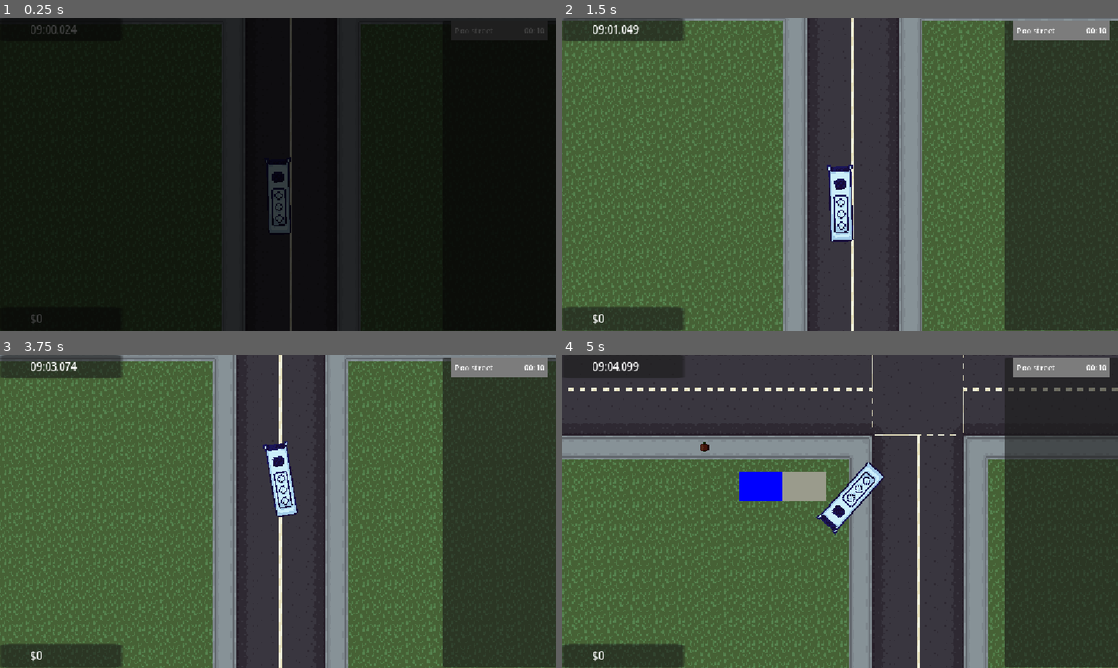
Above: before the commit, frames 1-4 (two rows, left to right).
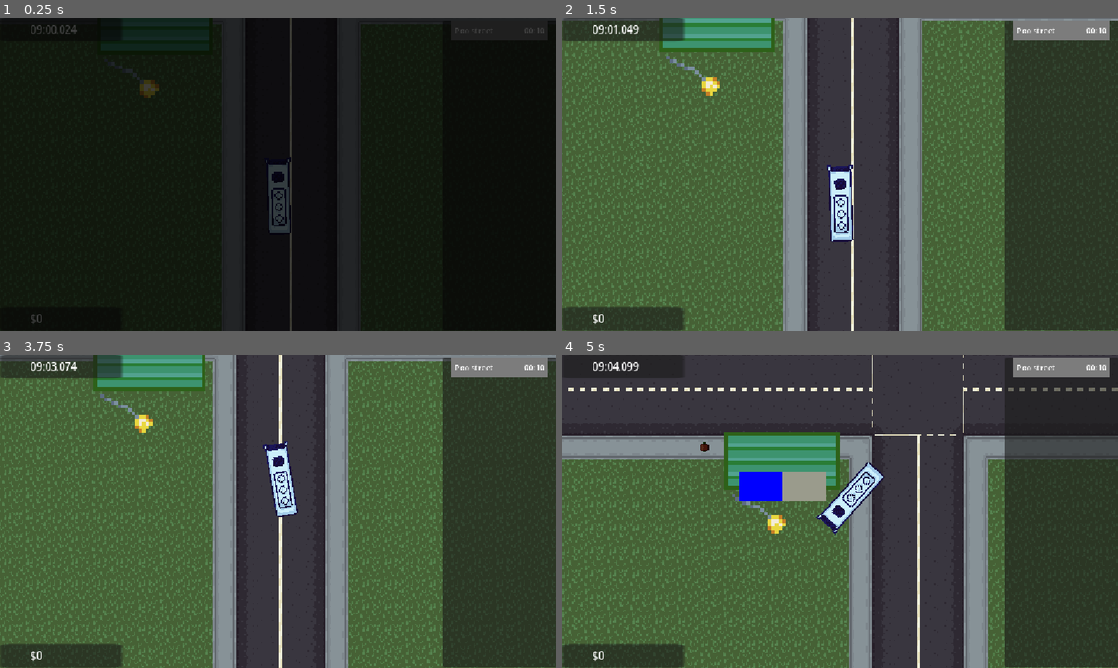
Above: after the commit, the same moments.

Repository: Aerodynamax/games-week-jam
Game: Godot game, scene res://scenes/main.tscn
Two runs of this game, one before a commit and one after it. Both use one fixed random seed, a clock stepped at 60 frames per second and the inputs below. The engine's default icon, where the game draws it, is replaced by a stand-in: a white triangle on a blue panel in a dark square.
Inputs:
- Up to frame 1 (0.25 s): no input
- Up to frame 2 (1.5 s): hold D (right) 0.53-1.28 s; tap Enter at 1.25 s; hold S (backward) from 1.28 s (still down)
- Up to frame 3 (3.75 s): release S (backward) at 2.03 s; hold D (right) 2.03-2.78 s; hold W (forward) 2.78-3.53 s; hold A (left) from 3.53 s (still down)
- Up to frame 4 (5 s): keep holding A (left)

The runs differ from the first frame. In frame 1, 0.2% of the frame differs, in the area x 20-39%, y 0-26%; in frame 2, 2.3%; in frame 3, 2.3%; in frame 4, 3.2%, in the area x 29-50%, y 24-58%.

Commit message:
added bus stop sprite

Diff:
--- a/scenes/busstop.tscn
+++ b/scenes/busstop.tscn
@@ -1,7 +1,7 @@
 [gd_scene format=3 uid="uid://b2pvdlsyod2yl"]
 
 [ext_resource type="Script" uid="uid://bomsm2spsaqmi" path="res://scripts/bus stop/busstop.gd" id="1_oi4tm"]
-[ext_resource type="Texture2D" uid="uid://bohpvgaquqllp" path="res://icon.svg" id="2_hr2fb"]
+[ext_resource type="Texture2D" uid="uid://dqkqvj3j6lvw3" path="res://assets/sprites/buildings/spr_busstop.png" id="2_xjad6"]
 [ext_resource type="Script" uid="uid://babpdsfvhi2mh" path="res://scripts/tracker.gd" id="3_hr2fb"]
 [ext_resource type="Texture2D" uid="uid://pffjjphot4gb" path="res://assets/sprites/spr_arrow.png" id="3_xjad6"]
 
@@ -15,10 +15,9 @@
 script = ExtResource("1_oi4tm")
 
 [node name="Sprite2D" type="Sprite2D" parent="." unique_id=381094470]
-z_index = -1
 position = Vector2(0, -9.536743e-07)
-scale = Vector2(0.469, 0.469)
-texture = ExtResource("2_hr2fb")
+scale = Vector2(2.5, 2.5)
+texture = ExtResource("2_xjad6")
 
 [node name="ProgressBar" type="ProgressBar" parent="." unique_id=459311186]
 z_index = 1
